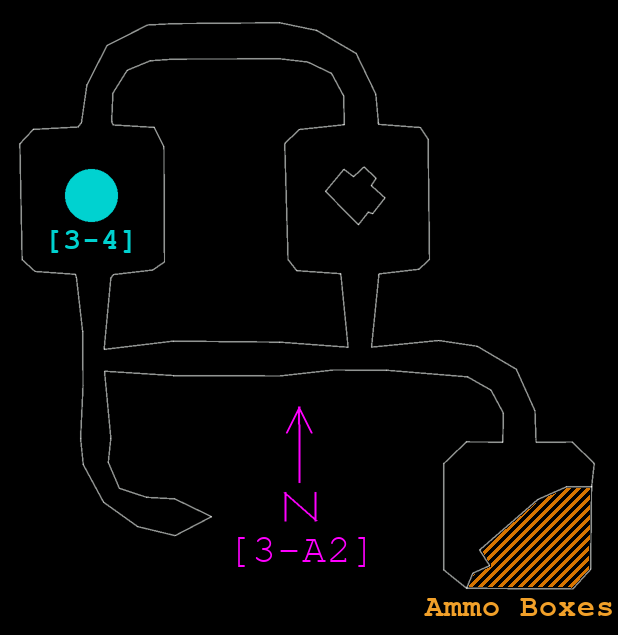
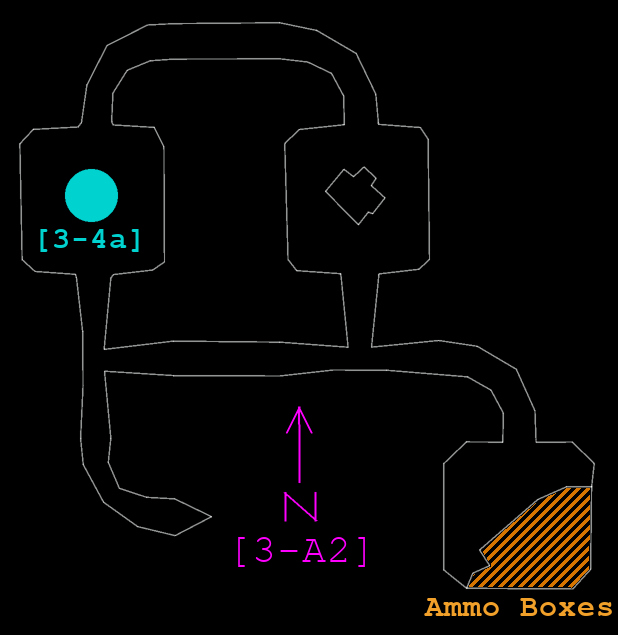
The second 618 × 635 image is a revision of the first. Changes to its layers:
renamed "[3-4]" to "[3-4a]", painted on it over bbox(40, 229, 139, 253)
